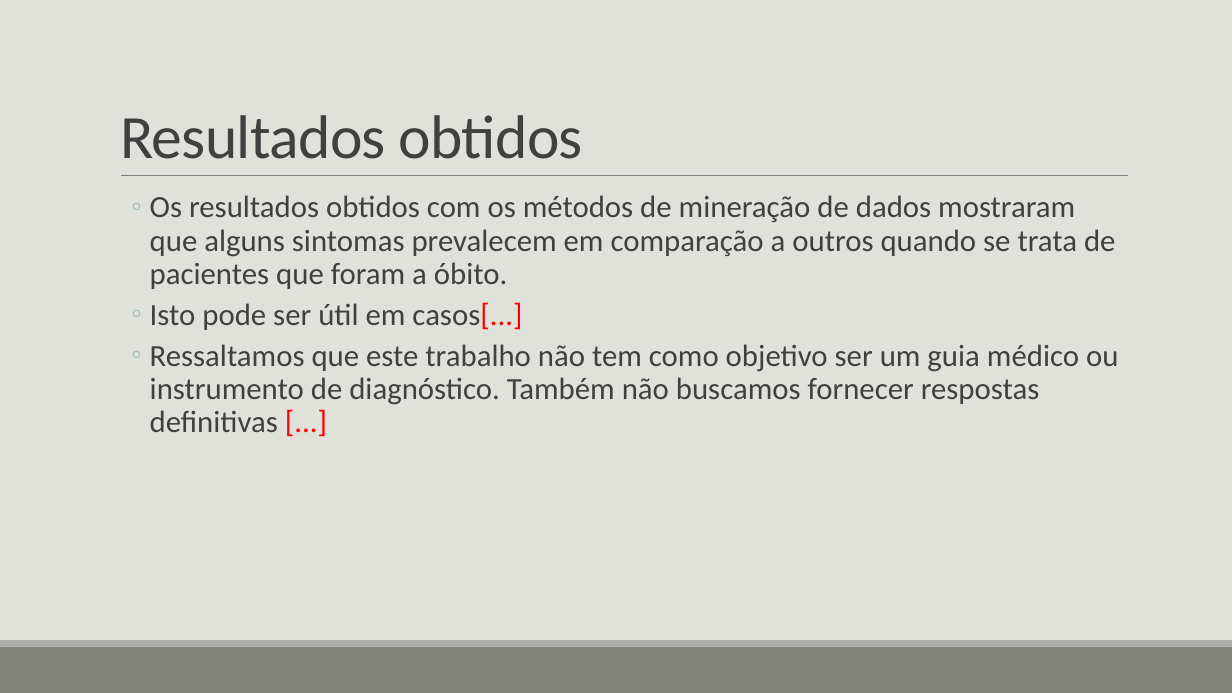
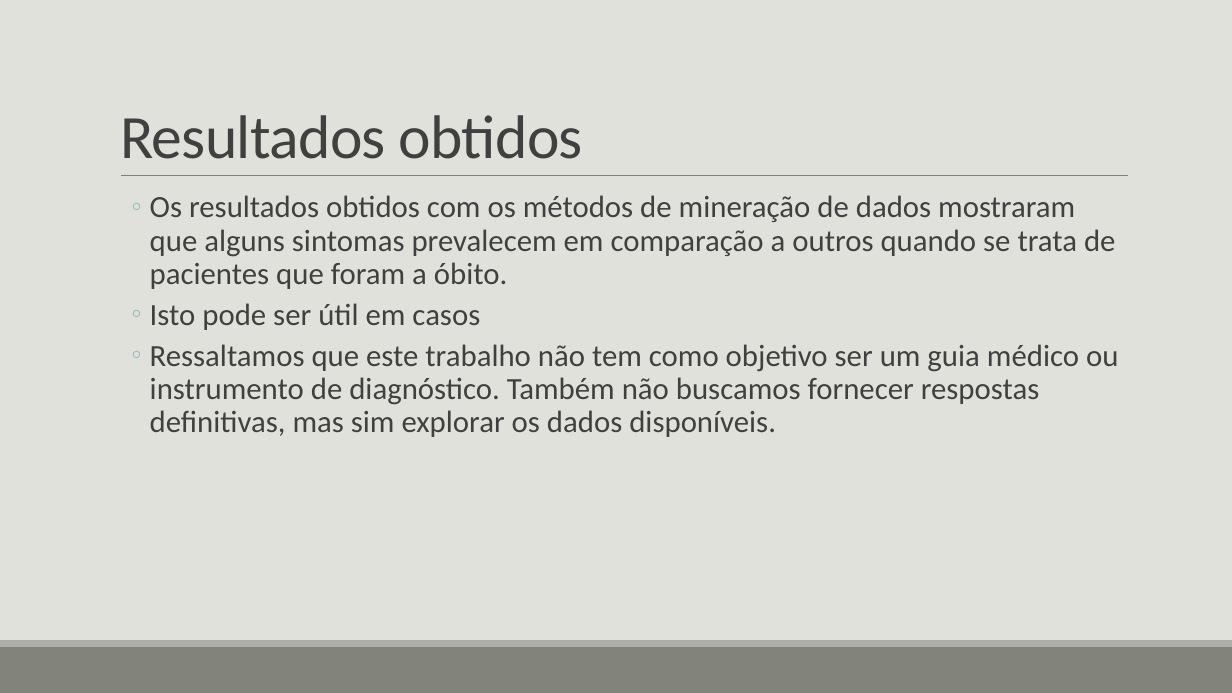
Before and after one commit to gvheisler/KDD-COVID-19, a slide deck: slide 24 of presentation/presentation.pptx (slide 25 before the commit). Drawn at 1232x693 pixels with LibreOffice and Linux fonts; fonts in the diff are those of the drawing. Boxes give left, top, right and bottom in pixels: in the first picture for what was removed or moved away, otherwise in the second. Text is boxed around its words. In the diff, an @@ line names an element or a change of style, - is before the commit and + after.

```diff
--- a/presentation/presentation.pptx
+++ b/presentation/presentation.pptx
@@ text at [150, 303, 1118, 437]: text changed @@
-  ◦ Isto pode ser útil em casos[...]
-  ◦ Ressaltamos que este trabalho não tem como objetivo ser um guia médico ou instrumento de diagnóstico. Também não buscamos fornecer respostas definitivas [...]
+  ◦ Isto pode ser útil em casos
+  ◦ Ressaltamos que este trabalho não tem como objetivo ser um guia médico ou instrumento de diagnóstico. Também não buscamos fornecer respostas definitivas, mas sim explorar os dados disponíveis.
```
Also in this commit, not shown: 4 other slides changed, 1 slide added, 2 slides removed.
